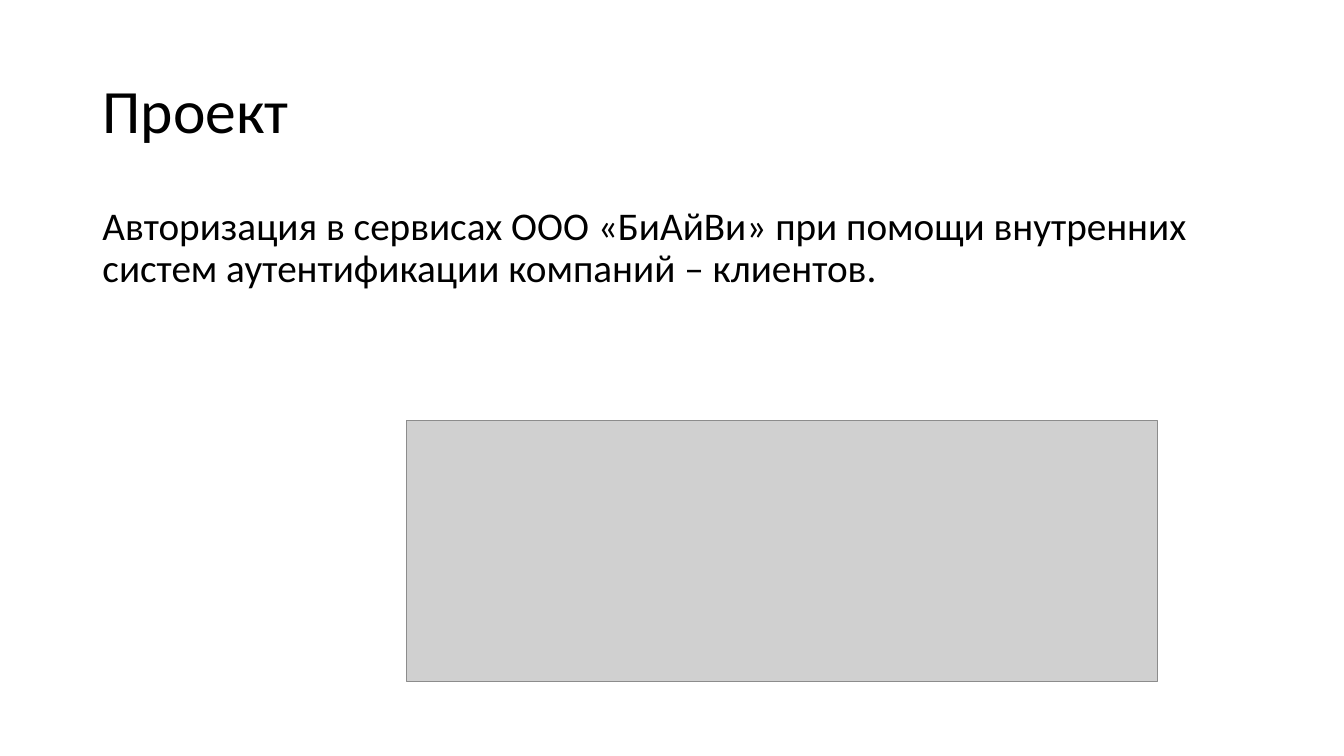
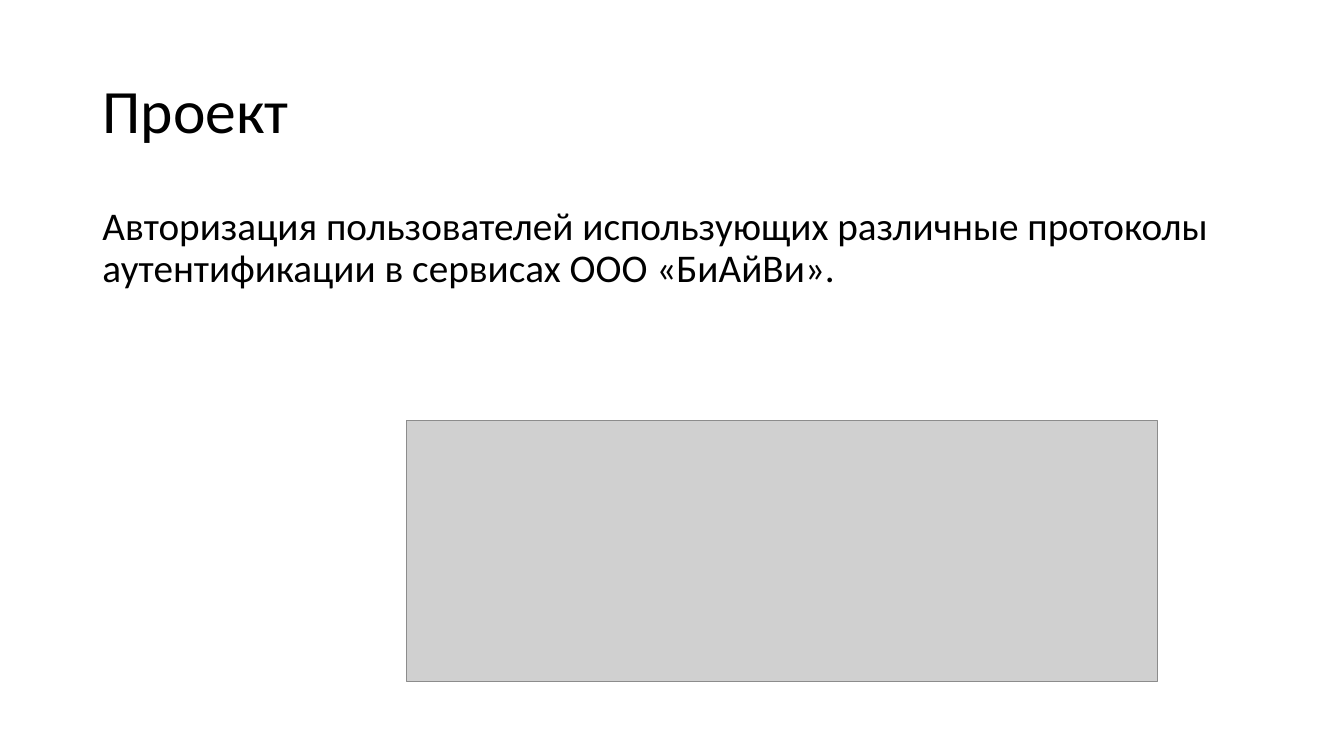
Before and after one commit to KozinOleg97/diplom, a slide deck: slide 2 of Vkr_p2.pptx. Drawn at 1344x756 pixels with LibreOffice and Linux fonts; fonts in the diff are those of the drawing; grey boxes stand for pictures. Boxes give left, top, right and bottom in pixels: in the first picture for what was removed or moved away, otherwise in the second. Text is boxed around its words. In the diff, an @@ line names an element or a change of style, - is before the commit and + after.

```diff
--- a/Vkr_p2.pptx
+++ b/Vkr_p2.pptx
@@ text at (x1=102, y1=213, x2=1207, y2=289): text changed @@
-Авторизация в сервисах ООО «БиАйВи» при помощи внутренних систем аутентификации компаний – клиентов.
+Авторизация пользователей использующих различные протоколы аутентификации в сервисах ООО «БиАйВи».
```
Also in this commit, not shown: 11 other slides changed, 6 slides added, 2 slides removed, 1 other file.
